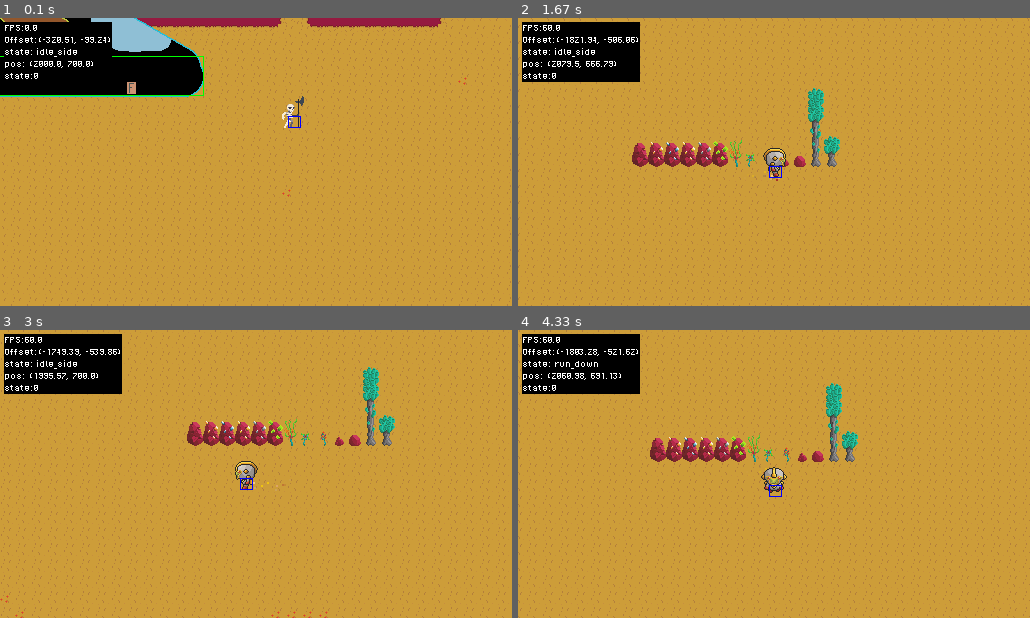
Above: before the commit, frames 1-4 (two rows, left to right).
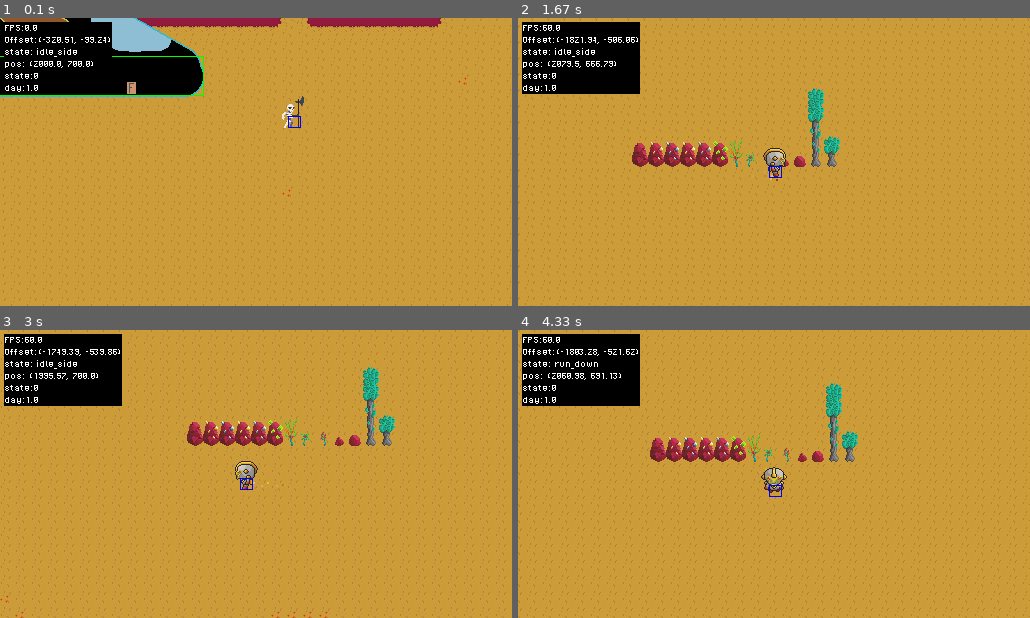
Above: after the commit, the same moments.

Repository: VantaTree/ChronoPilots
Game: pygame game, started from main.py
Two runs of this game, one before a commit and one after it. Both use one fixed random seed, a clock stepped at 60 frames per second and the inputs below.
Inputs:
- Up to frame 1 (0.1 s): no input
- Up to frame 2 (1.67 s): hold D 0.33-0.8 s; hold W 0.83-1.13 s; hold D 1.17-1.63 s
- Up to frame 3 (3 s): hold A 1.67-2.2 s; hold S 2.23-2.53 s; hold A 2.57-2.97 s
- Up to frame 4 (4.33 s): hold W 3-3.37 s; hold D 3.4-4.03 s; hold S from 4.07 s (still down)

The runs differ from the first frame. In frame 1, less than 0.1% of the frame differs, in the area x 0-8%, y 23-26%; in frame 2, 1.0%; in frame 3, 1.0%, in the area x 0-56%, y 22-56%; in frame 4, 1.0%.

Commit message:
added player UI + Inventory, small fixes

Diff:
--- a/modules/game.py
+++ b/modules/game.py
@@ -3,8 +3,7 @@
 from .config import *
 from .level import Level
 from .menus import PauseMenu
-from .player import Player
-from .objects import SpaceShip1
+from .player import Player, load_materials
 from .interactions import InteractionManager
 from .enemies import load_enemy_sprites, Enemy
 from .projectile import load_projectile_sprites, Projectile
@@ -20,6 +19,7 @@
 
         load_enemy_sprites()
         load_projectile_sprites()
+        load_materials()
 
         self.master.offset = pygame.Vector2(0, 0)
 
@@ -35,6 +35,8 @@
         self.master.level = self.level
 
         self.paused = False
+
+        self.black_overlay = pygame.Surface(self.screen.get_size())
 
     def pause_game(self):
         return
--- a/modules/level.py
+++ b/modules/level.py
@@ -5,6 +5,7 @@
 from .enemies import Enemy
 from .projectile import Projectile
 from pytmx.util_pygame import load_pygame
+from math import sin
 
 
 class Level:
@@ -20,6 +21,7 @@
         self.object_hitboxes = []
         self.obj_grp = CustomGroup()
         self.enemy_grp = CustomGroup()
+        self.projectile_grp = CustomGroup()
 
         self.data = load_pygame(F"data/map/{map_type}.tmx")
         self.size = self.data.width, self.data.height
@@ -79,6 +81,10 @@
         SpaceShip1(self.master, [self.master.camera.draw_sprite_grp, self.obj_grp], (480, 200), self.object_hitboxes)
         Enemy(self.master, [self.master.camera.draw_sprite_grp, self.enemy_grp], (688, 232), "test")
 
+        self.maroon_overlay = pygame.Surface(self.screen.get_size())
+        self.maroon_overlay.fill(0x4C0805)
+        self.day_alpha = 128/2
+
     def init_cave(self):
 
         pass
@@ -86,7 +92,7 @@
     def shoot_projectile(self, key, obj):
 
         if key == "player_small":
-            Projectile(self.master, [self.master.camera.draw_sprite_grp, self.enemy_grp], "projectile_small", obj.rect.center, obj.facing_direc.copy())
+            Projectile(self.master, [self.master.camera.draw_sprite_grp, self.projectile_grp], "projectile_small", obj.rect.center, obj.facing_direc.copy())
 
     def draw_bg(self):
 
@@ -124,7 +130,16 @@
         for rect in self.object_hitboxes:
             pygame.draw.rect(self.screen, "green", (rect.x+self.master.offset.x, rect.y+self.master.offset.y, rect.width, rect.height), 1)
 
+        alpha = int(sin(pygame.time.get_ticks()/50_000-1.5)*self.day_alpha)+self.day_alpha
+        self.maroon_overlay.set_alpha(alpha)
+        self.screen.blit(self.maroon_overlay, (0, 0))
+        self.master.debug("day:", alpha)
+
+        if self.player.inventory_open:
+            self.player.draw_inventory()
+
     def update(self):
 
         self.obj_grp.update()
         self.enemy_grp.update()
+        self.projectile_grp.update()
--- a/modules/objects.py
+++ b/modules/objects.py
@@ -89,7 +89,6 @@
         self.engine_core_fixed = False
 
         self.interaction_text_dict = load_interaction_text("spaceship1")
-        # print(self.interaction_text_dict)
 
     def interacted(self, key):
 
--- a/modules/particle.py
+++ b/modules/particle.py
@@ -22,7 +22,8 @@
             for _ in range(2):
                 offset = (uniform(-5.0, 5.0), uniform(-5.0, 5.0)-3)
                 pos = self.master.player.hitbox.centerx + offset[0], self.master.player.hitbox.bottom + offset[1]
-                color = choice(("brown", "gold", "burlywood", "burlywood1", "burlywood2", "burlywood3", "burlywood4"))
+                color = choice(("brown", "gold", "burlywood", "burlywood1", "burlywood2", "burlywood3", "burlywood4", "#df821c", "#df821c", "#df821c"))
+                # color = choice(("brown", "gold", "#df821c"))
                 Particle(self.master, [self.below_grp], pos, color, size=(2, 2))
 
 
--- a/modules/player.py
+++ b/modules/player.py
@@ -4,6 +4,16 @@
 from .config import *
 from .objects import objects_hitboxes
 from .entity import *
+from math import sin, cos, pi, radians, degrees
+
+MATERIAL_SPRITE = {}
+
+def load_materials():
+    global MATERIAL_SPRITE
+
+    MATERIAL_SPRITE = load_pngs_dict("graphics/materials")
+    (MATERIAL_SPRITE)
+
 
 class Player(pygame.sprite.Sprite):
 
@@ -31,6 +41,7 @@
         self.velocity = pygame.Vector2()
         self.input_direc = pygame.Vector2()
         self.max_speed = 1.8
+        self.inventory_speed = 0.5
         # self.max_speed = 5
         self.acceleration = 0.3
         self.deceleration = 0.3
@@ -40,6 +51,17 @@
         self.in_control = True
         self.attacking = False
         self.can_attack = True
+
+        self.health = 5
+        self.max_health = 5
+
+        self.inventory = {"copper":1, "gold":2, "titanium":3, "diamond":4, "rubber":5, "uranium":6, "fruit":7, "vegetable":8, "wood":9}
+        self.inventory_open = False
+
+        self.heart_surf = pygame.image.load("graphics/ui/heart.png").convert_alpha()
+        self.empty_heart_surf = pygame.image.load("graphics/ui/empty_heart.png").convert_alpha()
+        self.heart_surf = pygame.transform.scale_by(self.heart_surf, 5)
+        self.empty_heart_surf = pygame.transform.scale_by(self.empty_heart_surf, 5)
 
         self.attack_cooldown = CustomTimer()
         self.attack_for = CustomTimer()
@@ -96,6 +118,8 @@
         if keys[pygame.K_w]:
             self.input_direc.y -= 1
 
+        self.inventory_open = keys[pygame.K_TAB]
+
         self.moving = bool(self.input_direc)
         if self.moving:
             self.facing_direc.update(self.input_direc)
@@ -108,8 +132,11 @@
 
     def apply_force(self):
 
+        if self.inventory_open: speed = self.inventory_speed
+        else: speed = self.max_speed
+
         if self.moving:
-            self.velocity.move_towards_ip( self.input_direc*self.max_speed, self.acceleration *self.master.dt)
+            self.velocity.move_towards_ip( self.input_direc*speed, self.acceleration *self.master.dt)
         else:
             self.velocity.move_towards_ip( (0, 0), self.deceleration *self.master.dt)
 
@@ -123,7 +150,7 @@
 
     def process_events(self):
 
-        if self.in_control:
+        if self.in_control and not self.inventory_open:
             for event in pygame.event.get((pygame.KEYUP, pygame.KEYDOWN)):
                 if event.type == pygame.KEYDOWN:
                     if event.key == pygame.K_ESCAPE:
@@ -137,6 +164,8 @@
                         self.attack_cooldown.start(500)
                         self.attack_for.start(200)
                         self.master.level.shoot_projectile("player_small", self)
+        else:
+            pygame.event.clear((pygame.KEYUP, pygame.KEYDOWN))
 
         if self.attack_cooldown.check():
             self.can_attack = True
@@ -144,6 +173,40 @@
             self.attacking = False
             self.in_control = True
 
+    def draw_inventory(self):
+
+        self.master.game.black_overlay.set_alpha(100)
+        self.screen.blit(self.master.game.black_overlay, (0, 0))
+        self.screen.blit(pygame.transform.gaussian_blur(self.screen, 5, False), (0, 0))
+
+        widx, widy = 50, 50
+        grid = 3
+        mat_size = 16
+
+        offx = (W-widx)/2
+        offy = (H-widy)/2
+
+        paddx = widx/grid+mat_size
+        paddy = widy/grid+mat_size
+
+        for i, (key, amount) in enumerate(self.inventory.items()):
+            y, x = divmod(i, grid)
+            pos = x*paddx+offx-(mat_size/1), y*paddy+offy-(mat_size/1)
+            self.screen.blit(pygame.transform.scale2x(MATERIAL_SPRITE[key]), (pos))
+            text = self.master.font_d.render(F"x{amount}", True, (255, 255, 255))
+            self.screen.blit(text, (pos[0]+mat_size/3*2, pos[1]+mat_size/2))
+
+        radius = 115
+        # pygame.draw.arc(self.screen, (100, 0, 20), (W/2-radius+15, H/2-radius+15, (radius-15)*2, (radius-15)*2), 0, pi*2/self.max_health*self.health, 5)
+        for i in range(self.max_health):
+
+            angle = pi*2/self.max_health*i - pi/2
+            surf = self.heart_surf if i < self.health else self.empty_heart_surf
+            rot_surf = pygame.transform.rotozoom(surf, -90 - degrees(angle), 1)
+            pos = cos(angle)*radius + (W/2), sin(angle)*radius + (H/2)
+            rect = rot_surf.get_rect(center=(pos))
+            self.screen.blit(rot_surf, rect)
+
     def draw(self):
 
         self.screen.blit(self.image, self.rect.topleft + self.master.offset)
--- a/modules/projectile.py
+++ b/modules/projectile.py
@@ -51,24 +51,25 @@
     def check_hit(self):
 
         for enemy in self.master.level.enemy_grp.sprites():
-            if enemy is self: continue
+            # if enemy is self: continue
             if enemy.rect.colliderect(self.rect):
                 enemy.get_hurt(self.damage)
 
     def check_collisoin(self):
 
-        px = int(self.hitbox.centerx / TILESIZE)
-        py = int(self.hitbox.centery / TILESIZE)
+        if not self.rect.colliderect((
+            -self.master.offset.x-100, -self.master.offset.y-100, W+200, H+200
+        )):
+            self.kill()
+            return
 
-        for y in range(py-1, py+2):
-            for x in range(px-1, px+2):
+        x = int(self.hitbox.centerx / TILESIZE)
+        y = int(self.hitbox.centery / TILESIZE)
 
-                if x < 0 or y < 0: continue
-
-                cell = get_xy(self.master.level.collision, x, y)
-                if cell is None or cell <= 0: continue
-                self.kill()
-                return
+        if x < 0 or y < 0: return
+        cell = get_xy(self.master.level.collision, x, y)
+        if cell is None or cell <= 0: return
+        self.kill()
 
     def draw(self):
 
Renamed: graphics/items/copper.png -> graphics/materials/copper.png
Renamed: graphics/items/diamond.png -> graphics/materials/diamond.png
Renamed: graphics/items/fruit.png -> graphics/materials/fruit.png
Renamed: graphics/items/gold.png -> graphics/materials/gold.png
Renamed: graphics/items/pilot1_materials.png -> graphics/materials/material_list.png
Renamed: graphics/items/rubber.png -> graphics/materials/rubber.png
Renamed: graphics/items/titanium.png -> graphics/materials/titanium.png
Renamed: graphics/items/uranium.png -> graphics/materials/uranium.png
Renamed: graphics/items/vegetable.png -> graphics/materials/vegetable.png
Renamed: graphics/items/wood.png -> graphics/materials/wood.png
Binary file added: graphics/ui/empty_heart.png
Binary file added: graphics/ui/heart.png
